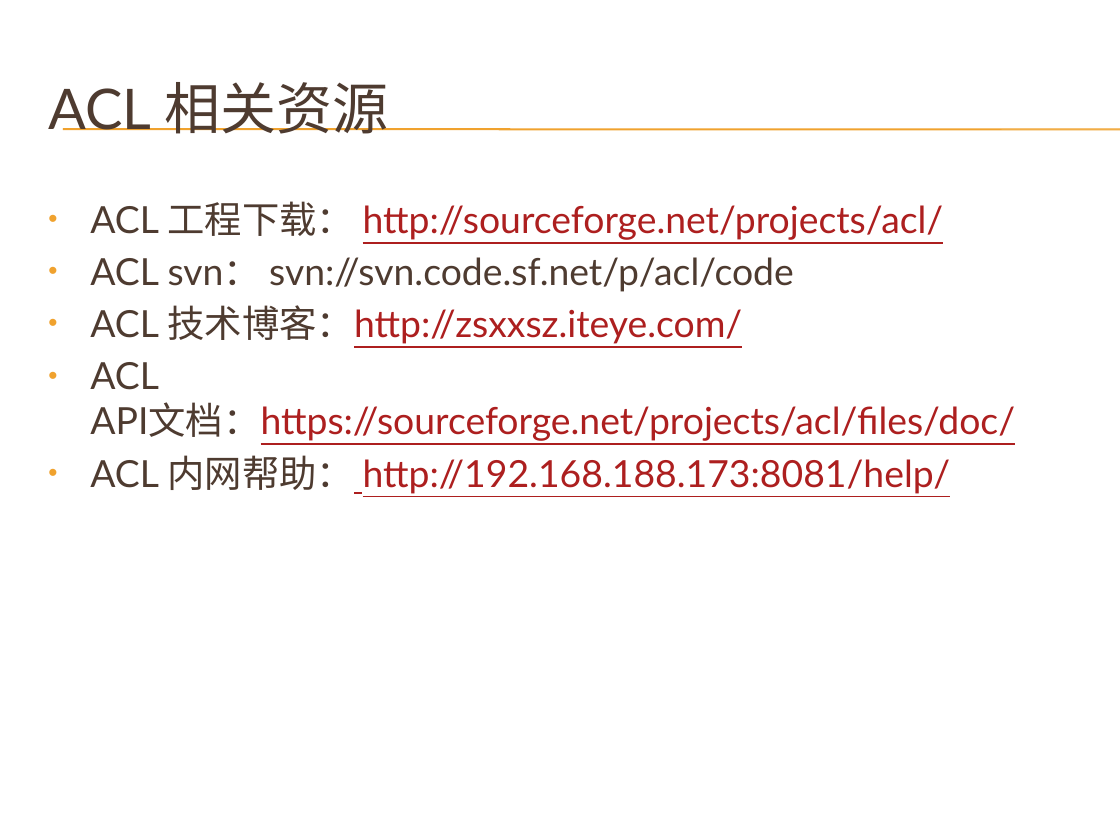
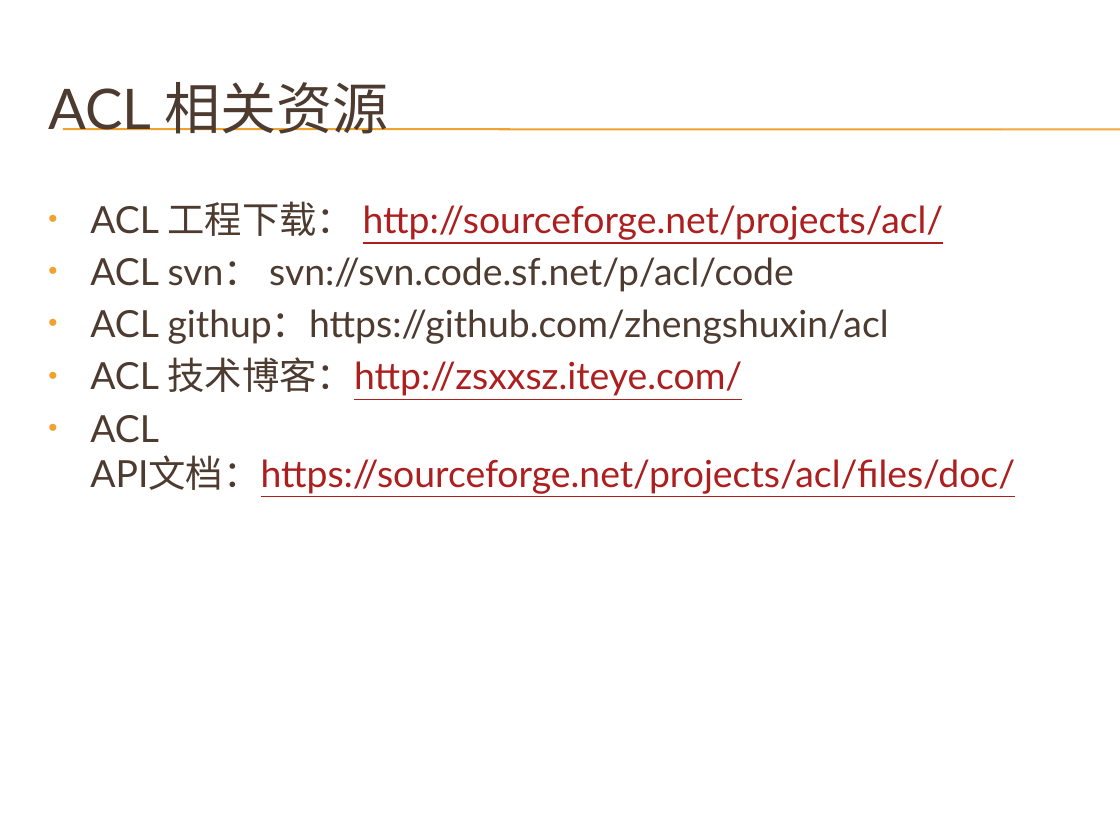
Before and after one commit to cnsuhao/developkit-acl, a slide deck: slide 35 of doc/acl.pptx. Drawn at 1120x840 pixels with LibreOffice and Linux fonts; fonts in the diff are those of the drawing; background and template pictures are left out. Boxes give left, top, right and bottom in pixels: in the first picture for what was removed or moved away, otherwise in the second. Text is boxed around its words. In the diff, an @@ line names an element or a change of style, - is before the commit and + after.

```diff
--- a/doc/acl.pptx
+++ b/doc/acl.pptx
@@ text at (90, 309, 889, 344): paragraph added @@
+• ACL githup：https://github.com/zhengshuxin/acl
@@ text at (90, 455, 951, 494): paragraph removed @@
-• ACL 内网帮助： http://192.168.188.173:8081/help/
```
Also in this commit, not shown: 3 other slides changed.
